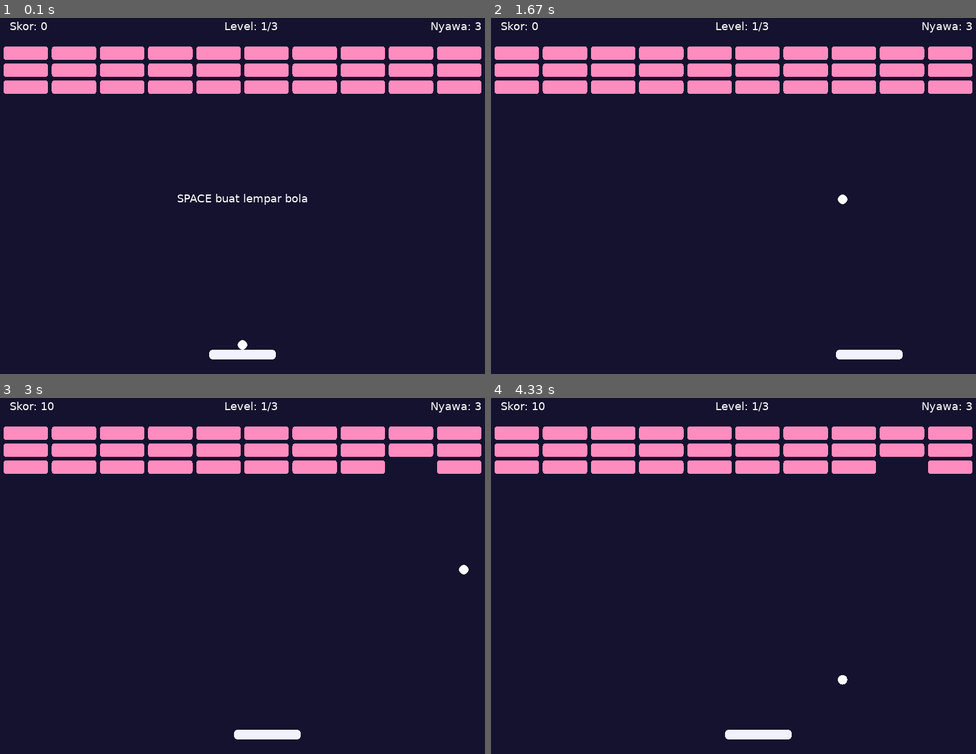
Above: before the commit, frames 1-4 (two rows, left to right).
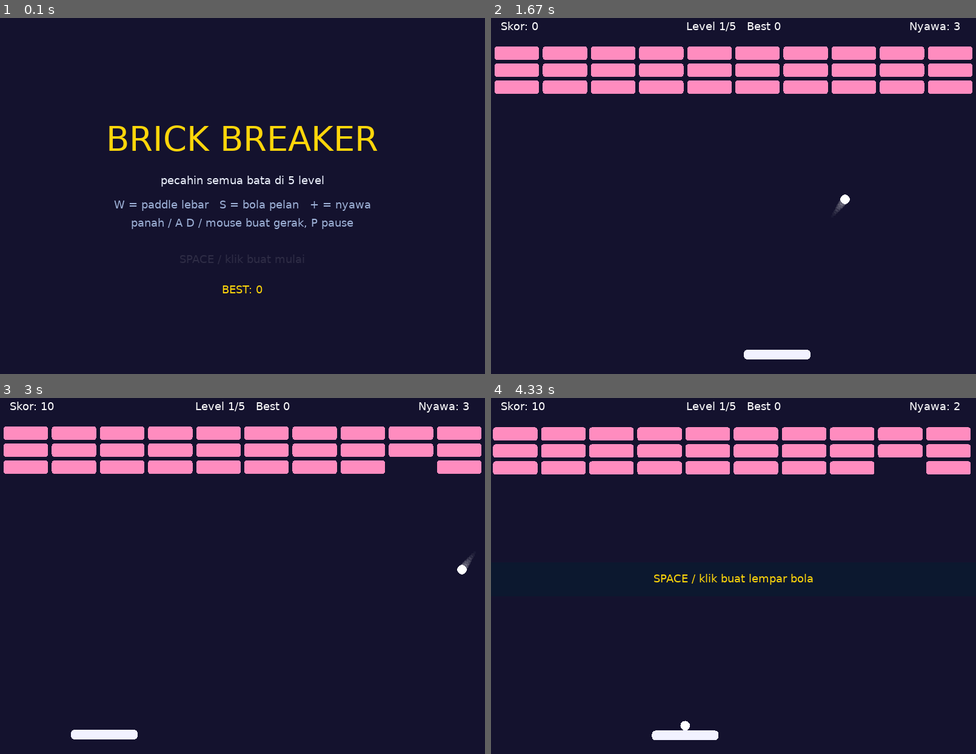
Above: after the commit, the same moments.

Repository: GianneAngely/codedex-projects
Game: LÖVE game, started from lua/brick-breaker/main.lua
Same seed, same stepped clock (60 frames per second), same inputs: the game is played once before the commit and once after it.
Inputs (mouse positions are in pixels of both pictures, inside the frame that each line leads up to):
- Up to frame 1 (0.1 s): no input
- Up to frame 2 (1.67 s): press the mouse at (888, 181) at 0.37 s; move the mouse to (811, 199) at 0.47 s; release the mouse at (733, 217) at 0.6 s; tap Space at 0.67, 1.07, 1.37 s; hold Right 1-1.47 s; move the mouse to (874, 220) at 1.03 s; press the mouse at (888, 181) at 1.53 s; move the mouse to (777, 149) at 1.63 s
- Up to frame 3 (3 s): release the mouse at (174, 497) at 1.77 s; hold Right 1.83-2.3 s; tap Space at 1.9, 2.2, 2.4, 2.7, 2.97 s; click (198, 697) at 1.92 s; hold Left 2.33-2.87 s; click (344, 508) at 2.42 s; hold Left from 2.9 s (still down); click (126, 586) at 2.98 s
- Up to frame 4 (4.33 s): tap Space at 3.27, 3.4, 3.7, 4.07 s; release Left at 3.3 s; hold Right 3.33-3.97 s; click (908, 654) at 3.42 s; hold Left from 4 s (still down); click (772, 661) at 4.08 s

The runs differ from the first frame. In frame 1, 14% of the frame differs, in the area x 0-100%, y 1-96%; in frame 2, 1.2%; in frame 3, 1.2%; in frame 4, 3.1%.

Commit message:
Polish Brick Breaker: title screen, 5 levels, power-ups, particles, best score

Diff:
--- a/lua/brick-breaker/brick.lua
+++ b/lua/brick-breaker/brick.lua
@@ -18,6 +18,10 @@
   return self.hp <= 0
 end
 
+function Brick:color()
+  return COLORS[self.hp]
+end
+
 function Brick:draw()
   love.graphics.setColor(COLORS[self.hp])
   love.graphics.rectangle("fill", self.x, self.y, self.w, self.h, 4, 4)
--- a/lua/brick-breaker/conf.lua
+++ b/lua/brick-breaker/conf.lua
@@ -1,4 +1,5 @@
 function love.conf(t)
+  t.identity = "brick-breaker"
   t.window.title = "Brick Breaker"
   t.window.width = 800
   t.window.height = 600
--- a/lua/brick-breaker/game.lua
+++ b/lua/brick-breaker/game.lua
@@ -5,16 +5,29 @@
 local Game = {}
 Game.__index = Game
 
--- State: "serve", "play", "paused", "levelclear", "gameover", "win"
-function Game.new(w, h)
+local PADDLE_W = 110
+local WIDE_W = 170
+local POWERUP_CHANCE = 0.15
+local POWERUPS = { "wide", "slow", "life" }
+
+-- State: "title", "serve", "play", "paused", "levelclear", "gameover", "win"
+function Game.new(w, h, store)
   local self = setmetatable({ w = w, h = h }, Game)
   self.sfx = function(name) end -- diganti main.lua biar ada suara
+  self.random = math.random     -- bisa diganti di tes biar hasilnya pasti
+  -- store = { load = function() return angka end, save = function(angka) end }
+  self.store = store or { load = function() return 0 end, save = function() end }
+  self.best = self.store.load()
+  self.particles = {}
+  self.shake = 0
   self:reset()
+  self.state = "title"
   return self
 end
 
 function Game:reset()
   self.score = 0
+  self.newBest = false
   self.lives = 3
   self.level = 1
   self:loadLevel()
@@ -22,17 +35,106 @@
 
 function Game:loadLevel()
   self.bricks = Level.build(self.level, self.w)
-  self.paddle = Paddle.new(self.w / 2 - 55, self.h - 40)
-  self.ball = Ball.new(0, 0, 300 + 60 * (self.level - 1))
+  self.paddle = Paddle.new(self.w / 2 - PADDLE_W / 2, self.h - 40)
+  self.baseSpeed = 300 + 40 * (self.level - 1)
+  self.ball = Ball.new(0, 0, self.baseSpeed)
+  self.powerups = {}
   self:serve()
+end
+
+function Game:clearEffects()
+  self.wideTime, self.slowTime = 0, 0
+  local center = self.paddle:center()
+  self.paddle.w = PADDLE_W
+  self.paddle.x = math.max(0, math.min(self.w - PADDLE_W, center - PADDLE_W / 2))
+  self.ball.speed = self.baseSpeed
 end
 
 function Game:serve()
   self.state = "serve"
   self.ball.dx, self.ball.dy = 0, 0
-end
-
+  self.trail = {}
+  self:clearEffects()
+end
+
+-- ----------------------------------------------------------- efek visual
+function Game:burst(x, y, color, count, power)
+  for _ = 1, count do
+    local angle = self.random() * math.pi * 2
+    local speed = (0.3 + self.random()) * power
+    table.insert(self.particles, {
+      x = x, y = y, dx = math.cos(angle) * speed, dy = math.sin(angle) * speed,
+      life = 0.6, maxLife = 0.6, color = color,
+    })
+  end
+end
+
+function Game:updateParticles(dt)
+  for i = #self.particles, 1, -1 do
+    local p = self.particles[i]
+    p.x, p.y = p.x + p.dx * dt, p.y + p.dy * dt
+    p.dy = p.dy + 500 * dt -- jatuh pelan kayak serpihan
+    p.life = p.life - dt
+    if p.life <= 0 then table.remove(self.particles, i) end
+  end
+  self.shake = math.max(0, self.shake - dt)
+end
+
+-- ----------------------------------------------------------- power-up
+function Game:applyPowerup(kind)
+  if kind == "wide" then
+    local center = self.paddle:center()
+    self.paddle.w = WIDE_W
+    self.paddle.x = math.max(0, math.min(self.w - WIDE_W, center - WIDE_W / 2))
+    self.wideTime = 10
+  elseif kind == "slow" then
+    if self.slowTime <= 0 then self:setBallSpeed(self.baseSpeed * 0.7) end
+    self.slowTime = 8
+  elseif kind == "life" then
+    self.lives = math.min(5, self.lives + 1)
+  end
+  self.sfx("power")
+end
+
+-- ganti speed tapi arah bola tetap
+function Game:setBallSpeed(speed)
+  local ball = self.ball
+  local scale = speed / ball.speed
+  ball.speed = speed
+  ball.dx, ball.dy = ball.dx * scale, ball.dy * scale
+end
+
+function Game:updateEffects(dt)
+  if self.wideTime > 0 then
+    self.wideTime = self.wideTime - dt
+    if self.wideTime <= 0 then
+      local center = self.paddle:center()
+      self.paddle.w = PADDLE_W
+      self.paddle.x = math.max(0, math.min(self.w - PADDLE_W, center - PADDLE_W / 2))
+    end
+  end
+  if self.slowTime > 0 then
+    self.slowTime = self.slowTime - dt
+    if self.slowTime <= 0 then self:setBallSpeed(self.baseSpeed) end
+  end
+
+  for i = #self.powerups, 1, -1 do
+    local p = self.powerups[i]
+    p.y = p.y + 160 * dt
+    local pad = self.paddle
+    if p.y + 10 > pad.y and p.y - 10 < pad.y + pad.h and p.x > pad.x and p.x < pad.x + pad.w then
+      self:applyPowerup(p.kind)
+      self:burst(p.x, p.y, { 1, 1, 1 }, 10, 160)
+      table.remove(self.powerups, i)
+    elseif p.y > self.h + 20 then
+      table.remove(self.powerups, i)
+    end
+  end
+end
+
+-- ----------------------------------------------------------- loop utama
 function Game:update(dt, dir)
+  self:updateParticles(dt)
   if self.state ~= "serve" and self.state ~= "play" then return end
 
   self.paddle:update(dt, dir, self.w)
@@ -46,6 +148,10 @@
   end
 
   ball:update(dt, self.w)
+  self:updateEffects(dt)
+
+  table.insert(self.trail, 1, { x = ball.x, y = ball.y })
+  if #self.trail > 8 then table.remove(self.trail) end
 
   if ball.dy > 0 and ball:collides(self.paddle) then
     ball:bounceOffPaddle(self.paddle)
@@ -56,9 +162,18 @@
     local brick = self.bricks[i]
     if ball:collides(brick) then
       ball:bounceOffBrick(brick)
+      local color = brick:color()
       if brick:hit() then
         self.score = self.score + brick.points
         table.remove(self.bricks, i)
+        self:burst(brick.x + brick.w / 2, brick.y + brick.h / 2, color, 14, 220)
+        self.shake = 0.08
+        if self.random() < POWERUP_CHANCE then
+          local kind = POWERUPS[math.floor(self.random() * #POWERUPS) + 1]
+          table.insert(self.powerups, { x = brick.x + brick.w / 2, y = brick.y + brick.h / 2, kind = kind })
+        end
+      else
+        self:burst(ball.x, ball.y, color, 4, 120)
       end
       self.sfx("brick")
       break -- satu bata per frame biar pantulan rapi
@@ -67,21 +182,40 @@
 
   if #self.bricks == 0 then
     self.state = (self.level == Level.count) and "win" or "levelclear"
+    if self.state == "win" then self:saveBest() end
     self.sfx("win")
   elseif ball.y - ball.r > self.h then
     self.lives = self.lives - 1
+    self.shake = 0.3
     self.sfx("lose")
     if self.lives == 0 then
       self.state = "gameover"
+      self:saveBest()
     else
       self:serve()
     end
   end
 end
 
+function Game:saveBest()
+  self.newBest = self.score > self.best
+  if self.newBest then
+    self.best = self.score
+    self.store.save(self.best)
+  end
+end
+
+-- mouse: tengah paddle ikut posisi x mouse
+function Game:setPaddleCenter(x)
+  if self.state ~= "serve" and self.state ~= "play" then return end
+  self.paddle.x = math.max(0, math.min(self.w - self.paddle.w, x - self.paddle.w / 2))
+end
+
 function Game:keypressed(key)
   if key == "space" then
-    if self.state == "serve" then
+    if self.state == "title" then
+      self:reset()
+    elseif self.state == "serve" then
       self.ball:launch()
       self.state = "play"
     elseif self.state == "levelclear" then
@@ -99,27 +233,91 @@
   end
 end
 
+-- ----------------------------------------------------------- gambar
 local MESSAGES = {
-  serve = "SPACE buat lempar bola",
+  serve = "SPACE / klik buat lempar bola",
   paused = "PAUSE - tekan P buat lanjut",
   levelclear = "Level beres! SPACE ke level berikutnya",
   gameover = "GAME OVER - tekan R buat main lagi",
   win = "MENANG! Semua level beres - tekan R buat main lagi",
 }
+local POWERUP_STYLE = {
+  wide = { label = "W", color = { 0.45, 0.85, 0.55 } },
+  slow = { label = "S", color = { 0.45, 0.75, 1.00 } },
+  life = { label = "+", color = { 1.00, 0.45, 0.60 } },
+}
+
+function Game:drawTitle()
+  local g = love.graphics
+  local font = g.getFont()
+  self.titleFont = self.titleFont or g.newFont(56)
+  g.setFont(self.titleFont)
+  g.setColor(1, 0.84, 0.04)
+  g.printf("BRICK BREAKER", 0, self.h / 2 - 120, self.w, "center")
+  g.setFont(font)
+  g.setColor(0.93, 0.95, 1)
+  g.printf("pecahin semua bata di " .. Level.count .. " level", 0, self.h / 2 - 30, self.w, "center")
+  g.setColor(0.62, 0.70, 0.85)
+  g.printf("W = paddle lebar   S = bola pelan   + = nyawa", 0, self.h / 2 + 10, self.w, "center")
+  g.printf("panah / A D / mouse buat gerak, P pause", 0, self.h / 2 + 40, self.w, "center")
+  g.setColor(1, 1, 1, 0.55 + 0.45 * math.sin(love.timer.getTime() * 4))
+  g.printf("SPACE / klik buat mulai", 0, self.h / 2 + 100, self.w, "center")
+  g.setColor(1, 0.84, 0.04)
+  g.printf("BEST: " .. self.best, 0, self.h / 2 + 150, self.w, "center")
+end
 
 function Game:draw()
+  local g = love.graphics
+  if self.state == "title" then
+    self:drawTitle()
+    return
+  end
+
+  g.push()
+  if self.shake > 0 then
+    g.translate((self.random() - 0.5) * 10, (self.random() - 0.5) * 10)
+  end
+
   for _, brick in ipairs(self.bricks) do brick:draw() end
+
+  for i, t in ipairs(self.trail or {}) do
+    g.setColor(1, 1, 1, 0.25 * (1 - i / 9))
+    g.circle("fill", t.x, t.y, self.ball.r * (1 - i / 12))
+  end
+
+  for _, p in ipairs(self.powerups) do
+    local style = POWERUP_STYLE[p.kind]
+    g.setColor(style.color)
+    g.rectangle("fill", p.x - 16, p.y - 10, 32, 20, 8, 8)
+    g.setColor(0.08, 0.07, 0.18)
+    g.printf(style.label, p.x - 16, p.y - 11, 32, "center")
+  end
+
   self.paddle:draw()
   self.ball:draw()
 
-  love.graphics.setColor(1, 1, 1)
-  love.graphics.print("Skor: " .. self.score, 16, 16)
-  love.graphics.print("Level: " .. self.level .. "/" .. Level.count, self.w / 2 - 30, 16)
-  love.graphics.print("Nyawa: " .. self.lives, self.w - 90, 16)
+  for _, p in ipairs(self.particles) do
+    g.setColor(p.color[1], p.color[2], p.color[3], p.life / p.maxLife)
+    g.rectangle("fill", p.x - 3, p.y - 3, 6, 6)
+  end
+  g.pop()
+
+  g.setColor(1, 1, 1)
+  g.print("Skor: " .. self.score, 16, 16)
+  g.printf("Level " .. self.level .. "/" .. Level.count .. "   Best " .. self.best, 0, 16, self.w, "center")
+  g.print("Nyawa: " .. self.lives, self.w - 110, 16)
+  if self.wideTime > 0 then g.print("Lebar " .. math.ceil(self.wideTime), 16, 40) end
+  if self.slowTime > 0 then g.print("Pelan " .. math.ceil(self.slowTime), 120, 40) end
 
   local msg = MESSAGES[self.state]
   if msg then
-    love.graphics.printf(msg, 0, self.h / 2, self.w, "center")
+    if self.newBest and (self.state == "gameover" or self.state == "win") then
+      msg = "SKOR TERTINGGI BARU! " .. msg
+    end
+    g.setColor(0.04, 0.10, 0.19, 0.8)
+    g.rectangle("fill", 0, self.h / 2 - 16, self.w, 56)
+    g.setColor(1, 0.84, 0.04)
+    g.printf(msg, 0, self.h / 2, self.w, "center")
   end
 end
 
--- a/lua/brick-breaker/level.lua
+++ b/lua/brick-breaker/level.lua
@@ -22,6 +22,21 @@
     "1111111111",
     "1.1.11.1.1",
   },
+  {
+    "3.3.3.3.3.",
+    ".2.2.2.2.2",
+    "1111111111",
+    "2.2.2.2.2.",
+    ".3.3.3.3.3",
+  },
+  {
+    "3333333333",
+    "3........3",
+    "3.222222.3",
+    "3.211112.3",
+    "3.222222.3",
+    "3333333333",
+  },
 }
 
 Level.count = #LAYOUTS
--- a/lua/brick-breaker/main.lua
+++ b/lua/brick-breaker/main.lua
@@ -23,8 +23,14 @@
   sounds.brick = beep(660, 0.05)
   sounds.lose = beep(160, 0.35)
   sounds.win = beep(880, 0.4)
+  sounds.power = beep(990, 0.12)
 
-  game = Game.new(love.graphics.getWidth(), love.graphics.getHeight())
+  -- skor tertinggi disimpan di file kecil di folder save LÖVE
+  local store = {
+    load = function() return tonumber(love.filesystem.read("best.txt") or "") or 0 end,
+    save = function(score) love.filesystem.write("best.txt", tostring(score)) end,
+  }
+  game = Game.new(love.graphics.getWidth(), love.graphics.getHeight(), store)
   game.sfx = function(name)
     sounds[name]:stop()
     sounds[name]:play()
@@ -43,6 +49,14 @@
   game:keypressed(key)
 end
 
+function love.mousemoved(x)
+  game:setPaddleCenter(x)
+end
+
+function love.mousepressed()
+  game:keypressed("space")
+end
+
 function love.draw()
   game:draw()
 end
--- a/lua/brick-breaker/tests/run_tests.lua
+++ b/lua/brick-breaker/tests/run_tests.lua
@@ -14,6 +14,14 @@
   else failed = failed + 1; print("FAIL " .. name .. ": " .. tostring(err)) end
 end
 local function near(a, b) return math.abs(a - b) < 1e-6 end
+
+-- game baru yang sudah lewat layar judul, power-up dimatikan biar hasilnya pasti
+local function newGame(store)
+  local g = Game.new(800, 600, store)
+  g.random = function() return 0.99 end
+  g:keypressed("space")
+  return g
+end
 
 test("level 1 punya 30 bata", function()
   assert(#Level.build(1, 800) == 30)
@@ -58,7 +66,7 @@
 end)
 
 test("serve: SPACE melempar bola", function()
-  local g = Game.new(800, 600)
+  local g = newGame()
   g:update(0.016, 0)
   assert(g.state == "serve" and g.ball.x == g.paddle:center())
   g:keypressed("space")
@@ -66,14 +74,14 @@
 end)
 
 test("bola jatuh: nyawa berkurang, balik serve", function()
-  local g = Game.new(800, 600); g:keypressed("space")
+  local g = newGame(); g:keypressed("space")
   g.ball.x, g.ball.y, g.ball.dx, g.ball.dy = 400, 700, 0, 100
   g:update(0.016, 0)
   assert(g.lives == 2 and g.state == "serve")
 end)
 
 test("nyawa habis: game over, R reset", function()
-  local g = Game.new(800, 600); g.lives = 1; g:keypressed("space")
+  local g = newGame(); g.lives = 1; g:keypressed("space")
   g.ball.x, g.ball.y, g.ball.dx, g.ball.dy = 400, 700, 0, 100
   g:update(0.016, 0)
   assert(g.state == "gameover")
@@ -82,7 +90,7 @@
 end)
 
 test("bola kena bata: bata hilang, skor nambah, bola balik arah", function()
-  local g = Game.new(800, 600); g:keypressed("space")
+  local g = newGame(); g:keypressed("space")
   local target = g.bricks[1]
   local count = #g.bricks
   g.ball.x = target.x + target.w / 2
@@ -93,20 +101,20 @@
 end)
 
 test("bata habis: level clear, SPACE ke level 2, level terakhir menang", function()
-  local g = Game.new(800, 600); g:keypressed("space")
+  local g = newGame(); g:keypressed("space")
   g.bricks = {}
   g:update(0.016, 0)
   assert(g.state == "levelclear")
   g:keypressed("space")
   assert(g.level == 2 and g.state == "serve" and #g.bricks == 40)
-  assert(g.ball.speed == 360)
+  assert(g.ball.speed == 340)
   g.level = Level.count; g:keypressed("space"); g.state = "play"; g.bricks = {}
   g:update(0.016, 0)
   assert(g.state == "win")
 end)
 
 test("P pause dan lanjut, paddle diam waktu pause", function()
-  local g = Game.new(800, 600); g:keypressed("space"); g:keypressed("p")
+  local g = newGame(); g:keypressed("space"); g:keypressed("p")
   local x = g.paddle.x
   g:update(0.5, 1)
   assert(g.state == "paused" and g.paddle.x == x)
@@ -114,5 +122,67 @@
   assert(g.state == "play")
 end)
 
+test("mulai di layar judul, SPACE masuk serve", function()
+  local g = Game.new(800, 600)
+  assert(g.state == "title")
+  g:keypressed("space")
+  assert(g.state == "serve")
+end)
+
+test("bata pecah: muncul partikel, partikel hilang sendiri", function()
+  local g = newGame(); g:keypressed("space")
+  local b = g.bricks[1]
+  g.ball.x, g.ball.y, g.ball.dx, g.ball.dy = b.x + b.w / 2, b.y + b.h + g.ball.r - 1, 0, -300
+  g:update(0.001, 0)
+  assert(#g.particles > 0)
+  for _ = 1, 60 do g:updateParticles(0.016) end
+  assert(#g.particles == 0)
+end)
+
+test("power-up jatuh dari bata dan ketangkep paddle: paddle lebar 10 detik", function()
+  local g = newGame(); g:keypressed("space")
+  g.random = function() return 0.0 end -- selalu drop, jenis pertama = wide
+  local b = g.bricks[1]
+  g.ball.x, g.ball.y, g.ball.dx, g.ball.dy = b.x + b.w / 2, b.y + b.h + g.ball.r - 1, 0, -300
+  g:update(0.001, 0)
+  assert(#g.powerups == 1 and g.powerups[1].kind == "wide")
+  g.powerups[1].x, g.powerups[1].y = g.paddle:center(), g.paddle.y
+  g.ball.x, g.ball.y, g.ball.dx, g.ball.dy = 400, 300, 0, -10
+  g:update(0.001, 0)
+  assert(g.paddle.w == 170 and #g.powerups == 0)
+  for _ = 1, 11 do g:updateEffects(1) end
+  assert(g.paddle.w == 110)
+end)
+
+test("power-up slow: bola pelan lalu balik normal, arah tetap", function()
+  local g = newGame(); g:keypressed("space")
+  g:applyPowerup("slow")
+  assert(near(math.sqrt(g.ball.dx ^ 2 + g.ball.dy ^ 2), 210) and g.ball.dy < 0)
+  for _ = 1, 9 do g:updateEffects(1) end
+  assert(near(math.sqrt(g.ball.dx ^ 2 + g.ball.dy ^ 2), 300))
+end)
+
+test("power-up nyawa maksimal 5", function()
+  local g = newGame()
+  for _ = 1, 4 do g:applyPowerup("life") end
+  assert(g.lives == 5)
+end)
+
+test("skor tertinggi disimpan waktu game over", function()
+  local saved
+  local g = newGame({ load = function() return 50 end, save = function(s) saved = s end })
+  assert(g.best == 50)
+  g.score = 120; g.lives = 1; g:keypressed("space")
+  g.ball.x, g.ball.y, g.ball.dx, g.ball.dy = 400, 700, 0, 100
+  g:update(0.016, 0)
+  assert(g.state == "gameover" and saved == 120 and g.best == 120 and g.newBest)
+end)
+
+test("mouse gerakin paddle, nggak keluar layar", function()
+  local g = newGame()
+  g:setPaddleCenter(400); assert(g.paddle:center() == 400)
+  g:setPaddleCenter(5); assert(g.paddle.x == 0)
+end)
+
 print(("\n%d lulus, %d gagal"):format(passed, failed))
 os.exit(failed == 0 and 0 or 1)
--- a/lua/brick-breaker/tests/smoke_love.lua
+++ b/lua/brick-breaker/tests/smoke_love.lua
@@ -14,9 +14,14 @@
   audio = { newSource = function() return fakeSource end },
   keyboard = { isDown = function(...) for _, k in ipairs({...}) do if down[k] then return true end end return false end },
   event = { quit = noop },
+  timer = { getTime = function() return 1 end },
+  filesystem = { read = function() return nil end, write = noop },
 }
 dofile("main.lua")
 love.load()
+love.draw()
+love.keypressed("space")
+love.mousemoved(300)
 down.right = true
 for _ = 1, 30 do love.update(1 / 60); love.draw() end
 love.keypressed("space")
